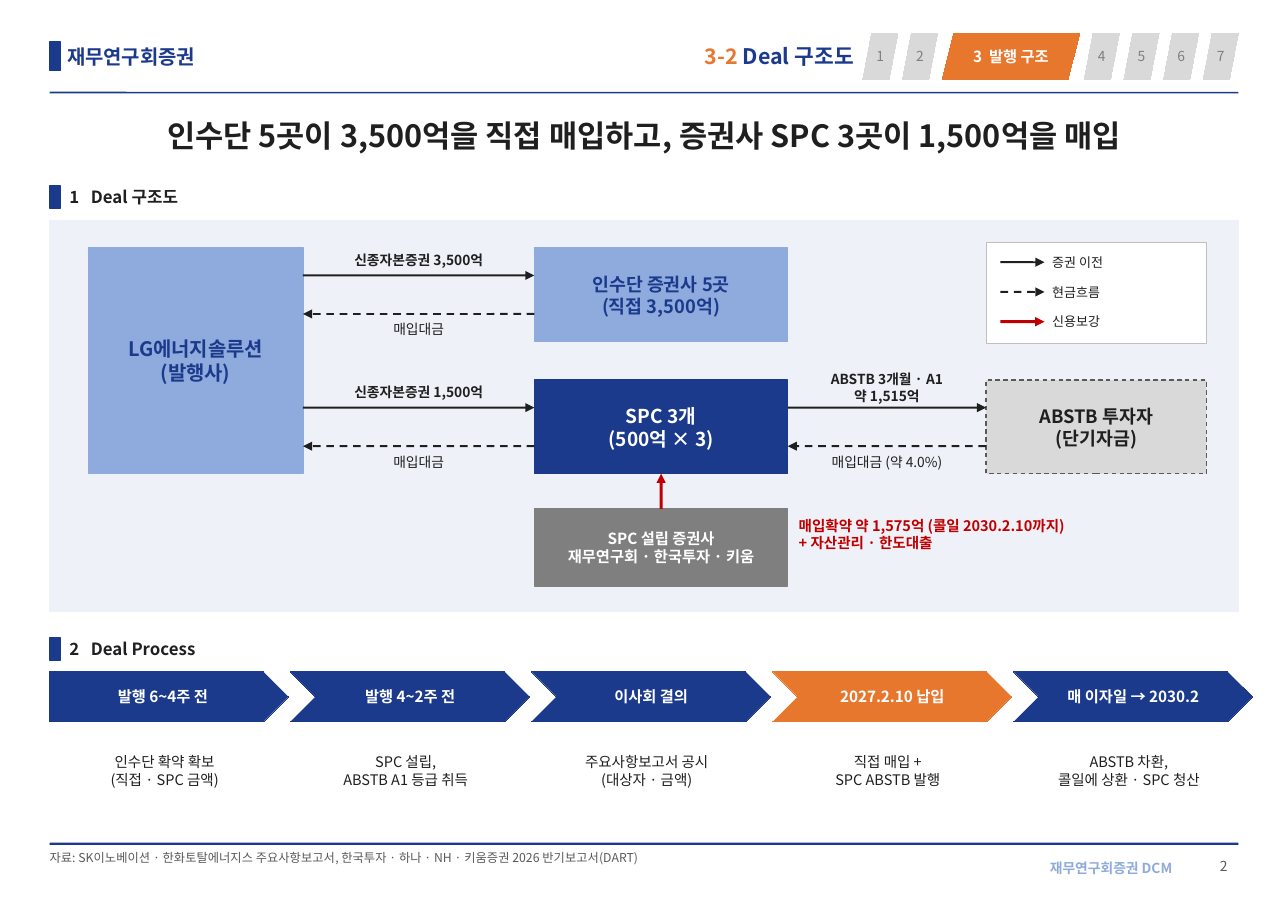
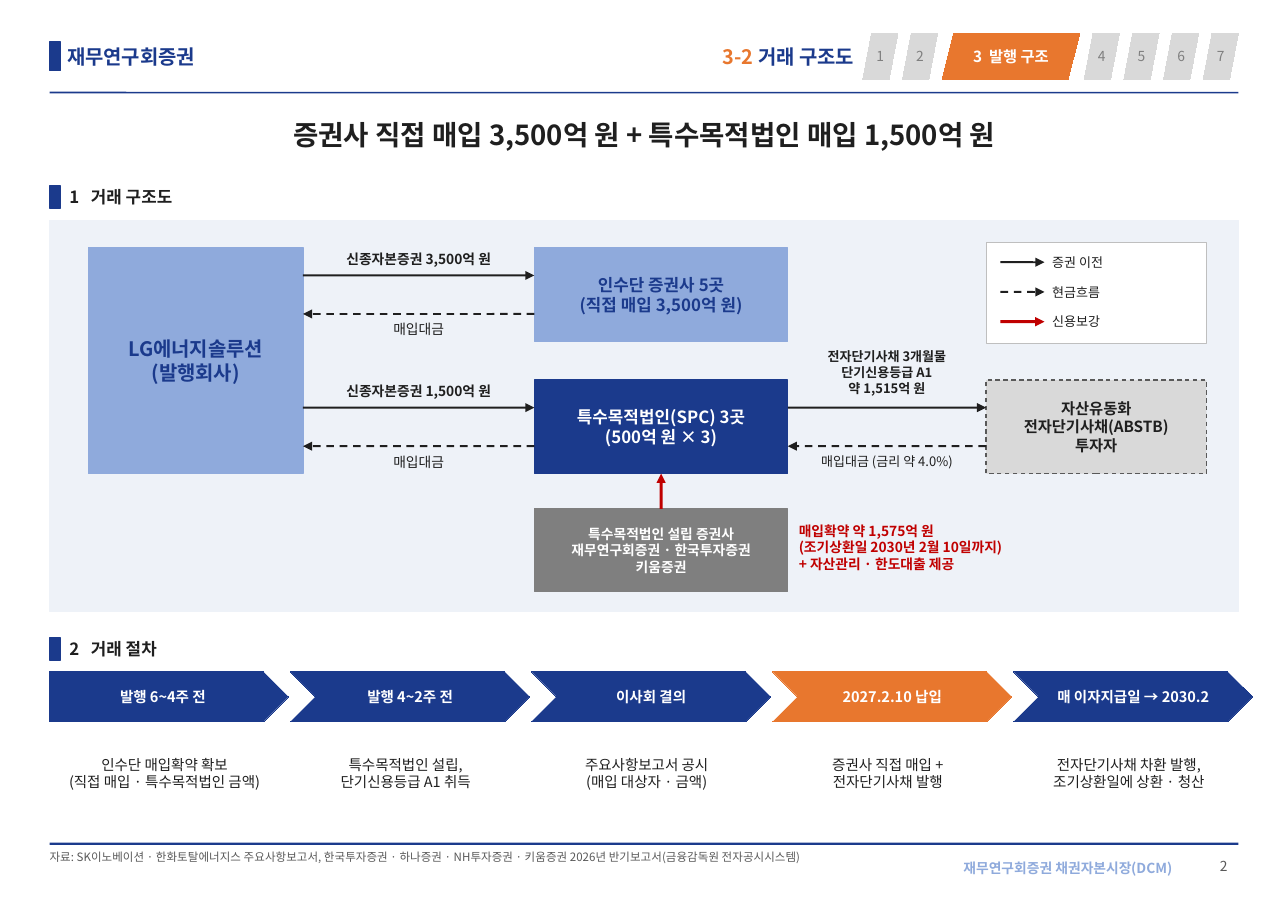
Before and after one commit to shy065542-rgb/SSHHYY, a slide deck: slide 2 of LGES_신종_발행구조.pptx. Drawn at 1288x911 pixels with LibreOffice and Linux fonts; fonts in the diff are those of the drawing. Boxes give left, top, right and bottom in pixels: in the first picture for what was removed or moved away, otherwise in the second. Text is boxed around its words. In the diff, an @@ line names an element or a change of style, - is before the commit and + after.

```diff
--- a/LGES_신종_발행구조.pptx
+++ b/LGES_신종_발행구조.pptx
@@ text at [723,47,854,66]: text changed; size 14 to 13 pt @@
-3-2 Deal 구조도
+3-2 거래 구조도
@@ title at [293,122,995,151]: text changed; size 20 to 18 pt @@
-인수단 5곳이 3,500억을 직접 매입하고, 증권사 SPC 3곳이 1,500억을 매입
+증권사 직접 매입 3,500억 원 + 특수목적법인 매입 1,500억 원
@@ text at [69,189,173,205]: text changed @@
-1 Deal 구조도
+1 거래 구조도
@@ text at [346,252,491,267]: text changed @@
-신종자본증권 3,500억
+신종자본증권 3,500억 원
@@ text in rectangle at [580,297,743,314]: text changed; size 12 to 11 pt @@
-(직접 3,500억)
+(직접 매입 3,500억 원)
@@ text in rectangle at [598,277,724,293]: size 12 to 11 pt in "인수단 증권사 5곳" @@
@@ text at [828,350,947,396]: text changed; size 9 to 8.5 pt @@
-ABSTB 3개월 · A1
-약 1,515억
+전자단기사채 3개월물
+단기신용등급 A1
+약 1,515억 원
@@ text in rectangle at [152,363,240,384]: text changed @@
-(발행사)
+(발행회사)
@@ text at [346,384,491,399]: text changed @@
-신종자본증권 1,500억
+신종자본증권 1,500억 원
@@ text in rectangle at [577,409,746,447]: text changed; size 12.5 to 11 pt @@
-SPC 3개
-(500억 × 3)
+특수목적법인(SPC) 3곳
+(500억 원 × 3)
@@ text in rectangle at [1024,401,1169,453]: text changed; size 12 to 10 pt @@
-ABSTB 투자자
-(단기자금)
+자산유동화
+전자단기사채(ABSTB)
+투자자
@@ text at [821,455,952,469]: text changed; size 9 to 8.5 pt @@
-매입대금 (약 4.0%)
+매입대금 (금리 약 4.0%)
@@ rectangle "특수목적법인 설립 증권사": place and size @@
-rectangle "특수목적법인 설립 증권사" at [534,509,788,586]
+rectangle "특수목적법인 설립 증권사" at [534,509,788,592]
@@ text in rectangle at [571,527,751,573]: text changed; size 10 to 9 pt @@
-SPC 설립 증권사
-재무연구회 · 한국투자 · 키움
+특수목적법인 설립 증권사
+재무연구회증권 · 한국투자증권
+키움증권
@@ text at [799,524,1002,571]: text changed; size 9.5 to 9 pt @@
-매입확약 약 1,575억 (콜일 2030.2.10까지)
-+ 자산관리 · 한도대출
+매입확약 약 1,575억 원
+(조기상환일 2030년 2월 10일까지)
++ 자산관리 · 한도대출 제공
@@ text at [69,641,157,657]: text changed @@
-2 Deal Process
+2 거래 절차
@@ size 10 to 9.5 pt in 4 elements at [50,672,289,722], [291,672,530,722], [532,672,771,722], [772,672,1011,722] @@
@@ text in chevron at [1057,688,1209,707]: text changed; size 10 to 9.5 pt @@
-매 이자일 → 2030.2
+매 이자지급일 → 2030.2
@@ text at [69,758,260,790]: text changed @@
-인수단 확약 확보
-(직접 · SPC 금액)
+인수단 매입확약 확보
+(직접 매입 · 특수목적법인 금액)
@@ text at [341,758,471,788]: text changed @@
-SPC 설립,
-ABSTB A1 등급 취득
+특수목적법인 설립,
+단기신용등급 A1 취득
@@ text at [586,775,708,790]: text changed @@
-(대상자 · 금액)
+(매입 대상자 · 금액)
@@ text at [832,758,943,788]: text changed @@
-직접 매입 +
-SPC ABSTB 발행
+증권사 직접 매입 +
+전자단기사채 발행
@@ text at [1053,758,1205,788]: text changed @@
-ABSTB 차환,
-콜일에 상환 · SPC 청산
+전자단기사채 차환 발행,
+조기상환일에 상환 · 청산
@@ text at [50,851,800,863]: text changed; size 8 to 7.5 pt @@
-자료: SK이노베이션 · 한화토탈에너지스 주요사항보고서, 한국투자 · 하나 · NH · 키움증권 2026 반기보고서(DART)
+자료: SK이노베이션 · 한화토탈에너지스 주요사항보고서, 한국투자증권 · 하나증권 · NH투자증권 · 키움증권 2026년 반기보고서(금융감독원 전자공시시스템)
@@ text at [963,861,1172,876]: text changed @@
-재무연구회증권 DCM
+재무연구회증권 채권자본시장(DCM)
```
Also in this commit, not shown: 6 other slides changed.
